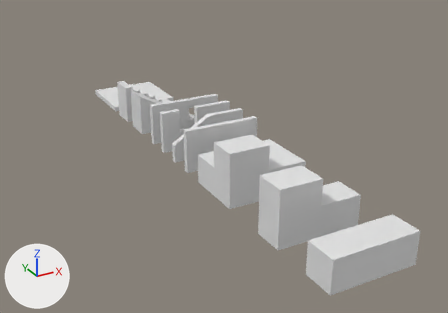
The Blender file Assets/Art/Models/PlaygroundMap.blend, before and after one commit.
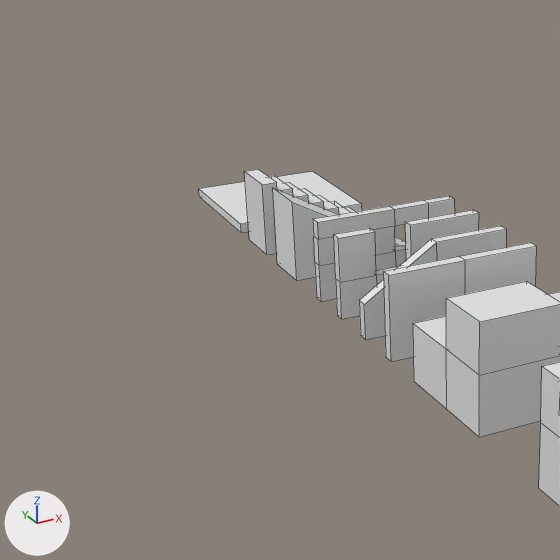
Old and new are each drawn whole from a 50 mm lens placed at (-17.3, -50.9, 17.1), pointed at (4.2, -11.7, -2.5) and again close up on the part from 0% to 60% of the width and 0% to 86% of the height. Lighting does not change. The marker at lower left points along +X, +Y and +Z. The close-ups show mesh edges as thin lines.

In view in the first close-up: 'Box2', 'Box3', 'Floor1', 'Ramp1', 'Stairs1', 'Wall1', 'Wall2', 'Wall3', 'Wall4'.
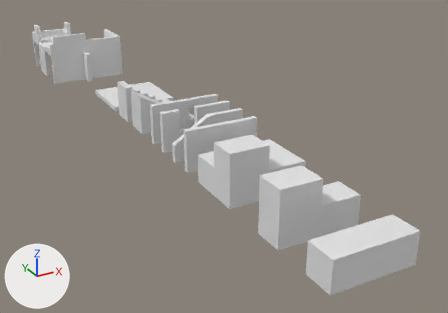
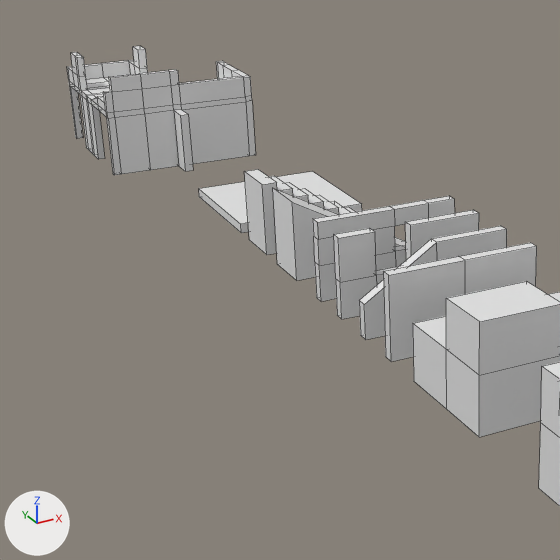
The change, as a list of edits to the scene's bpy script:
```text
Add me_cube_010:
    me_cube_010.from_pydata(...)  # 254 vertices, 250 faces; spans x -5.26..1.77, y -0.17..4.44, z -5.58..3.08
Add ob_house:
    ob_house = bpy.data.objects.new('House', me_cube_010)
    ob_house.location = (1.76, 10.81, -0.77)
    ob_house.rotation_euler = (1.571, 0.0, 0.0)  # degrees (90, 0, 0)
```

Location of each change, [x1, y1, x2, y2] in pixels of the close-ups (560 x 560 px):
'House', added: after [67, 46, 256, 175]
